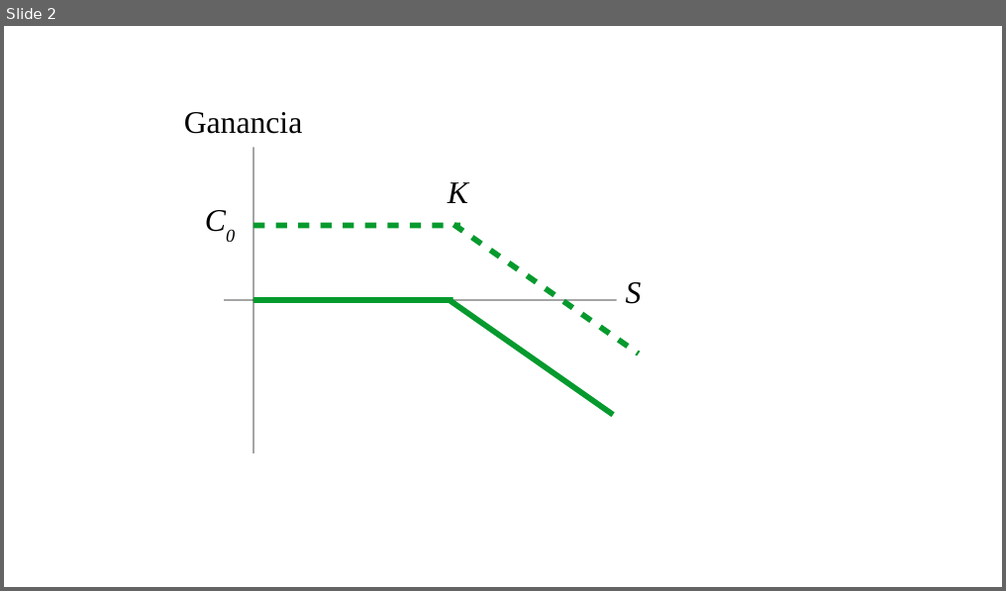
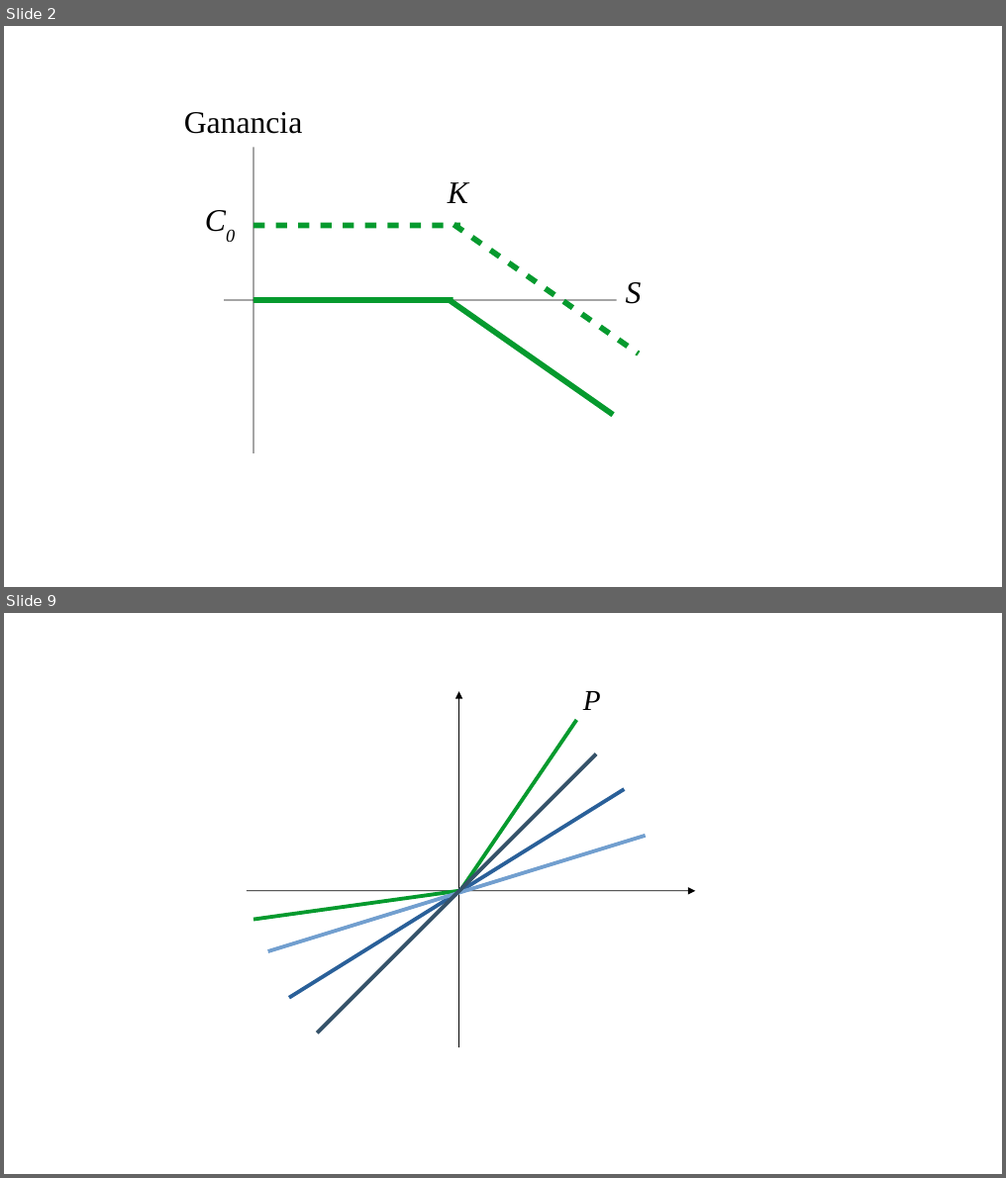
Before and after one commit to PedroMFC/TFG-Maths, a slide deck: imagenes/Gráficas.odp. Shown one above the other, each under a label of ours: slide 2 before the commit, slides 2 and 9 after it; the slides between them are not shown. The pictures are 1006x591 and 1006x1178 pixels, drawn with LibreOffice and Linux fonts; fonts in the diff are those of the drawing. Boxes give left, top, right and bottom in pixels: in the first picture for what was removed or moved away, otherwise in the second. Text is boxed around its words. In the diff, an @@ line names an element or a change of style, - is before the commit and + after.

```diff
--- a/imagenes/Gráficas.odp
+++ b/imagenes/Gráficas.odp
@@ slide 9 added at bbox=[4, 613, 1002, 1174], background #FFFFFF @@
@@ arrow added from (459, 1048) to (459, 692), #000000 0.51 pt @@
@@ text added at bbox=[583, 691, 601, 710], 23 pt, text #000000, italic @@
+P
@@ line added from (459, 893) to (577, 720), #069A2E 3 pt @@
@@ line added from (317, 1033) to (596, 755), #355269 3 pt @@
@@ line added from (289, 998) to (625, 789), #2A6099 3 pt @@
@@ line added from (268, 952) to (646, 836), #729FCF 3 pt @@
@@ arrow added from (247, 891) to (696, 891), #000000 0.51 pt @@
@@ line added from (253, 920) to (459, 891), #069A2E 3 pt @@
```
Also in this commit, not shown: 2 slides changed, 6 other slides added, 52 other files.
